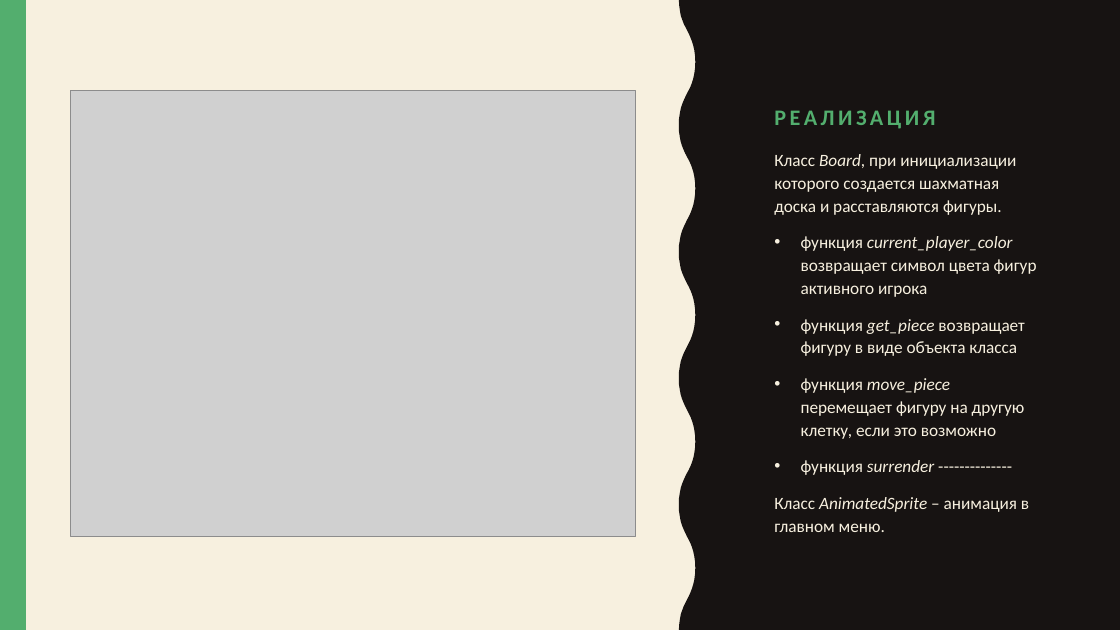
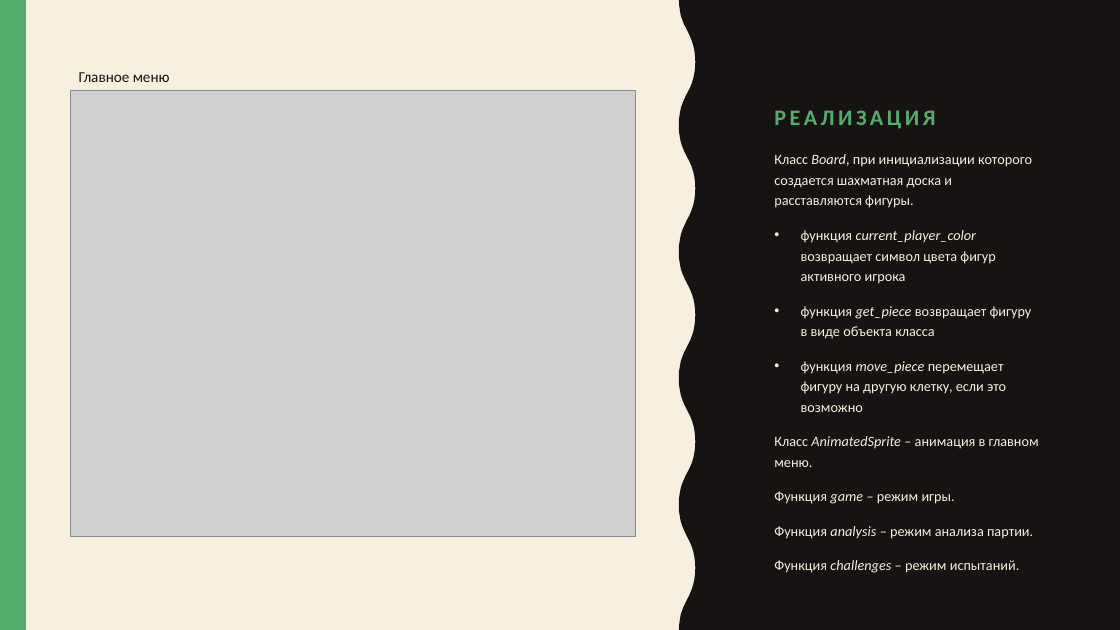
Before and after one commit to Gentlem4n72/Pygame-Chess, a slide deck: slide 3 of Шах и мат.pptx. Drawn at 1120x630 pixels with LibreOffice and Linux fonts; fonts in the diff are those of the drawing; grey boxes stand for pictures. Boxes give left, top, right and bottom in pixels: in the first picture for what was removed or moved away, otherwise in the second. Text is boxed around its words. In the diff, an @@ line names an element or a change of style, - is before the commit and + after.

```diff
--- a/Шах и мат.pptx
+++ b/Шах и мат.pptx
@@ text added at (79, 72, 170, 82), 13 pt, text #171312 @@
+Главное меню
@@ text at (774, 154, 1039, 467): size 14.8 to 12.2 pt in "Класс Board, при инициализации которого создается шахматная ...", "функция current_player_color возвращает символ цвета фигур а ...", "функция get_piece возвращает фигуру в виде объекта ...", "функция move_piece перемещает фигуру на другую клетку, ..." and 1 more places; line spacing 1.1 to 1.2 @@
@@ text at (801, 460, 934, 475): paragraph removed @@
-• функция surrender --------------
@@ text at (774, 491, 1033, 573): paragraphs added @@
+Функция game – режим игры.
+Функция analysis – режим анализа партии.
+Функция challenges – режим испытаний.
```
Also in this commit, not shown: 4 other slides changed, 2 other files.
